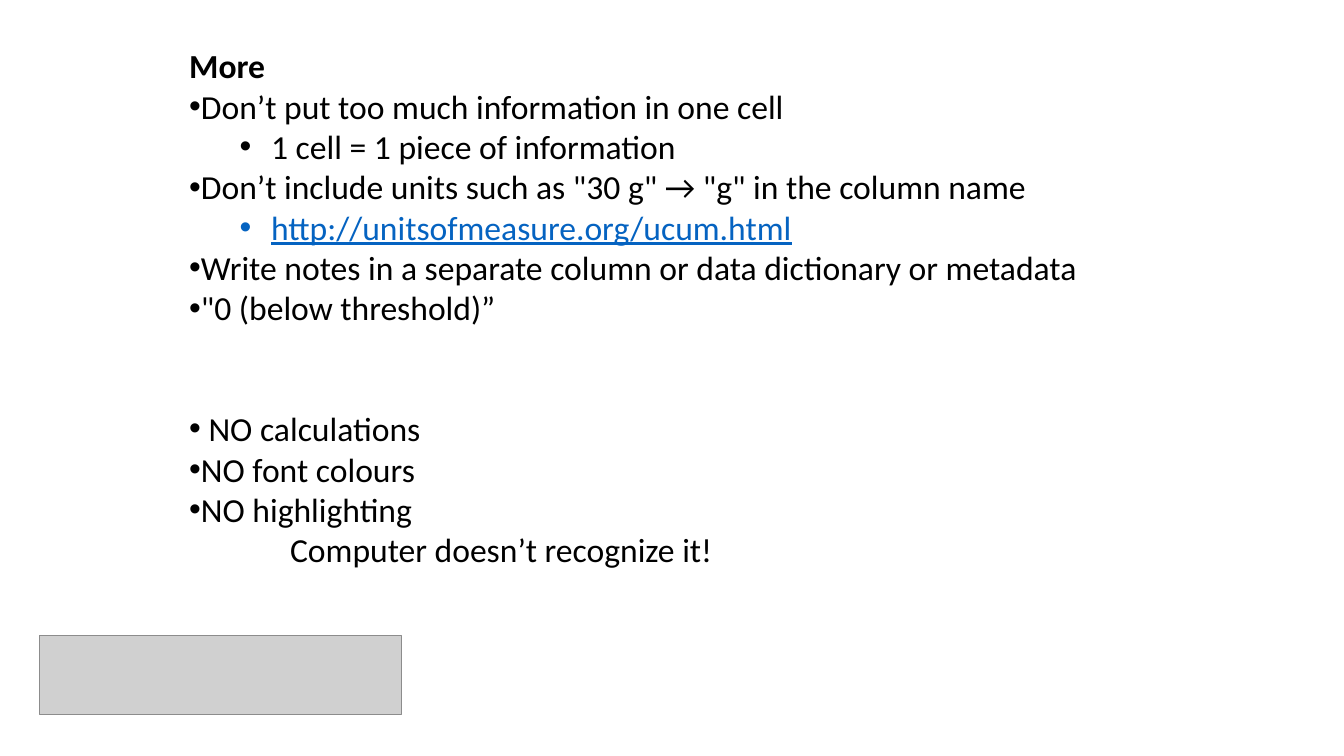
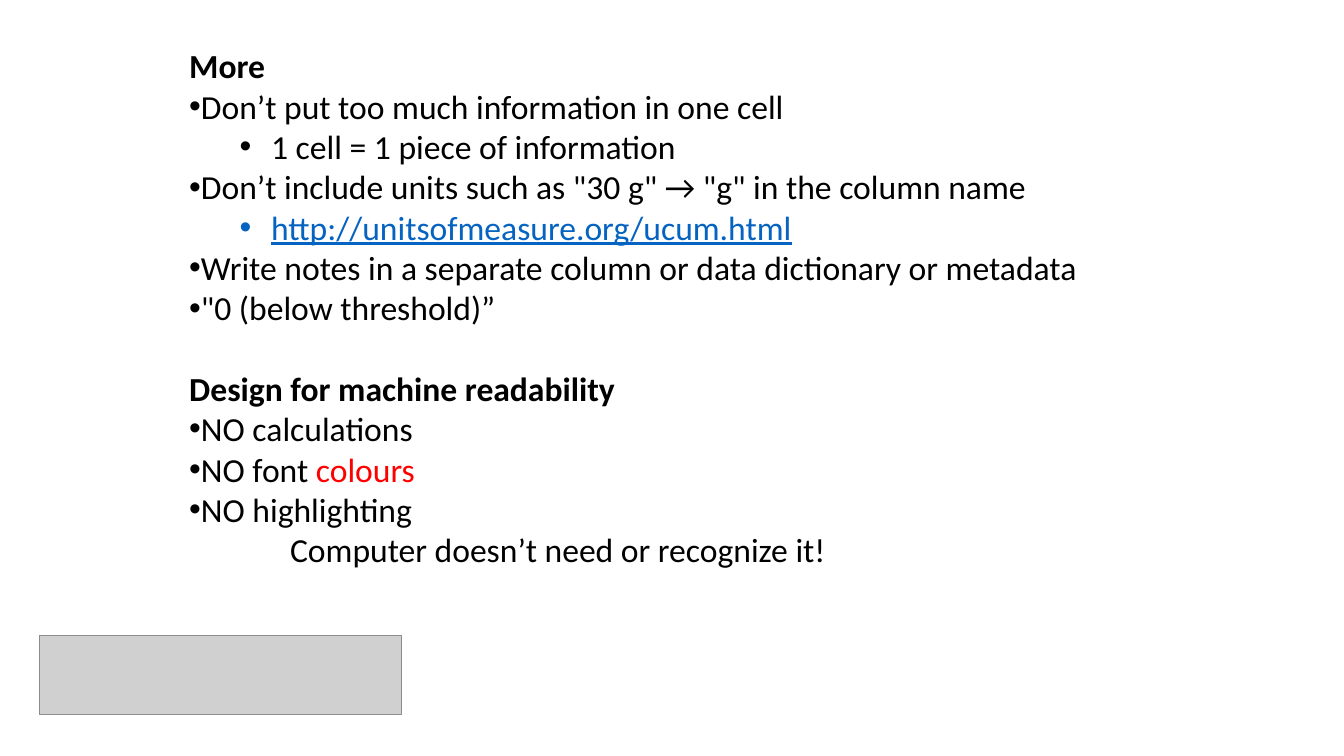
Before and after one commit to bioinformatics-core-shared-training/Managing-your-research-data, a slide deck: slide 26 of data-formatting.pptx (slide 28 before the commit). Drawn at 1344x756 pixels with LibreOffice and Linux fonts; fonts in the diff are those of the drawing; grey boxes stand for pictures. Boxes give left, top, right and bottom in pixels: in the first picture for what was removed or moved away, otherwise in the second. Text is boxed around its words. In the diff, an @@ line names an element or a change of style, - is before the commit and + after.

```diff
--- a/data-formatting.pptx
+++ b/data-formatting.pptx
@@ text at (189, 377, 615, 407): paragraph added @@
+Design for machine readability
@@ text at (201, 458, 415, 483): text colour #000000 to #FF0000 in "colours" @@
@@ text at (290, 538, 826, 568): text changed @@
-Computer doesn’t recognize it!
+Computer doesn’t need or recognize it!
```
Also in this commit, not shown: 6 other slides changed, 1 slide added, 2 slides removed, 3 other files.
